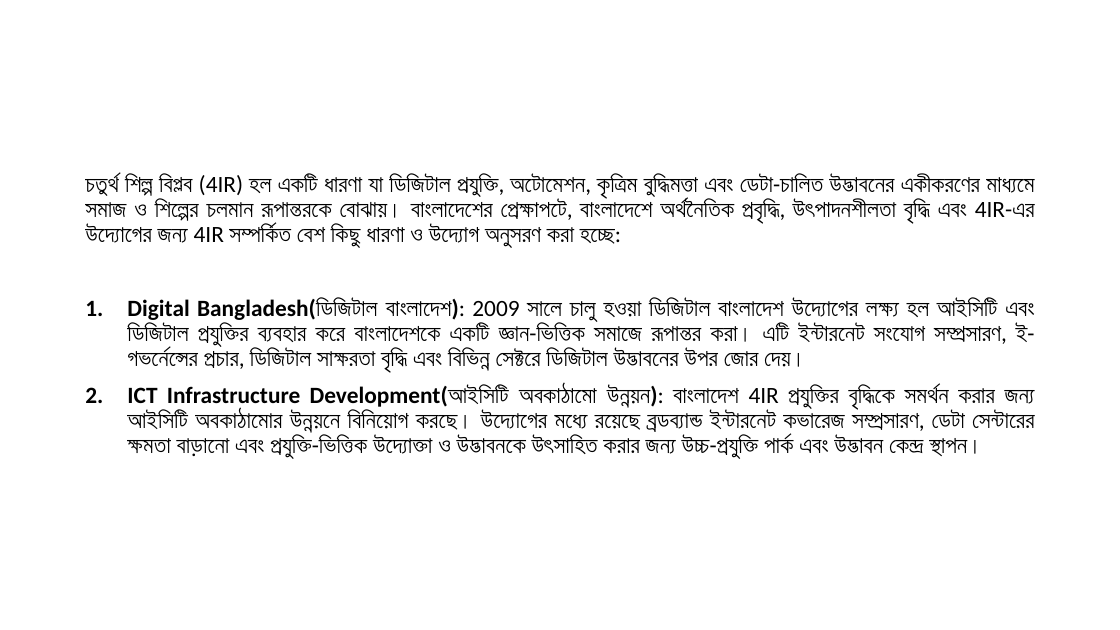
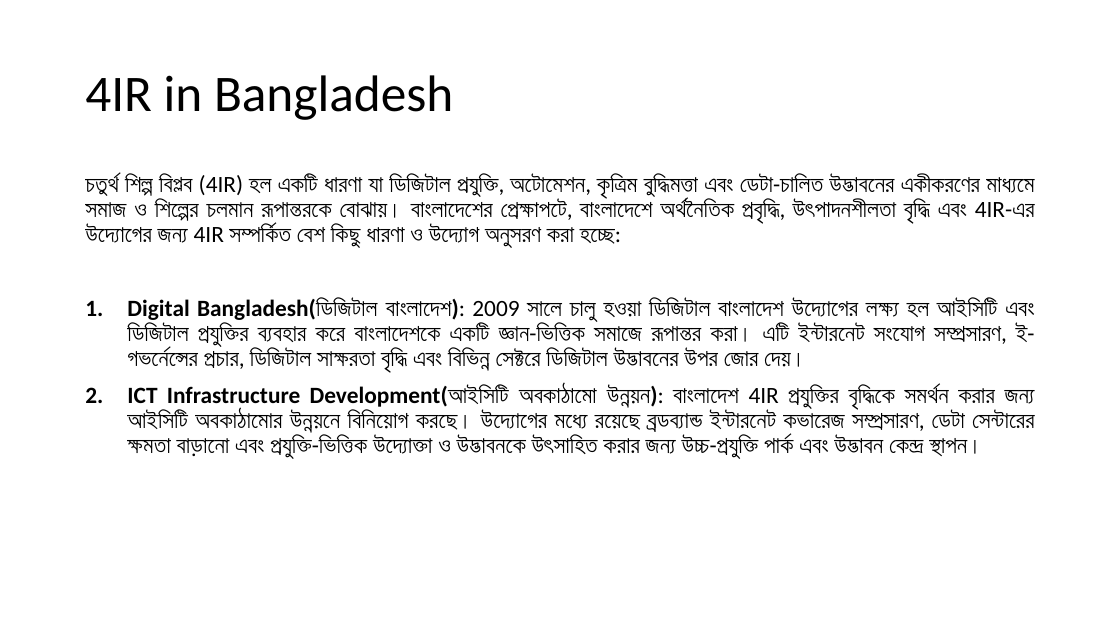
Before and after one commit to MoazzemhossainMoazz/HPP_files, a slide deck: slide 2 of 7 Fourth Industrial Revolution(4IR).pptx. Drawn at 1120x630 pixels with LibreOffice and Linux fonts; fonts in the diff are those of the drawing. Boxes give left, top, right and bottom in pixels: in the first picture for what was removed or moved away, otherwise in the second. Text is boxed around its words. In the diff, an @@ line names an element or a change of style, - is before the commit and + after.

```diff
--- a/7 Fourth Industrial Revolution(4IR).pptx
+++ b/7 Fourth Industrial Revolution(4IR).pptx
@@ title added at bbox=[85, 75, 453, 120], 44 pt, text #000000 @@
+4IR in Bangladesh
```
Also in this commit, not shown: 8 other slides changed, 2 slides added, 5 slides removed.
